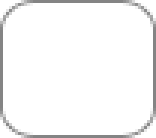
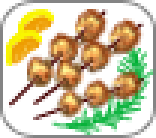
Before/after of a (156, 138) layered artwork. What changed in the layer stack:
added layer "Слой 1 (копия) 2" above "Фигура 4 (копия) 2" over [left=54, top=69, right=144, bottom=120]
added layer "Фигура 4 (копия) 2" above "Слой 1 (копия)" over [left=33, top=78, right=144, bottom=120]
added layer "Слой 1 (копия)" above "Фигура 4 (копия)" over [left=54, top=18, right=144, bottom=93]
added layer "Фигура 4 (копия)" above "Слой 1" over [left=33, top=21, right=144, bottom=105]
added layer "Слой 1" above "Фигура 4" over [left=27, top=9, right=108, bottom=87]
added layer "Фигура 4" above "Слой 3" over [left=6, top=9, right=108, bottom=108]
added layer "Слой 3" above "Слой 2" over [left=51, top=42, right=156, bottom=135]
added layer "Слой 2" above "Слой 2 (копия)" over [left=3, top=30, right=42, bottom=66]
added layer "Слой 2 (копия)" above "Фигура 3" over [left=15, top=9, right=54, bottom=45]
